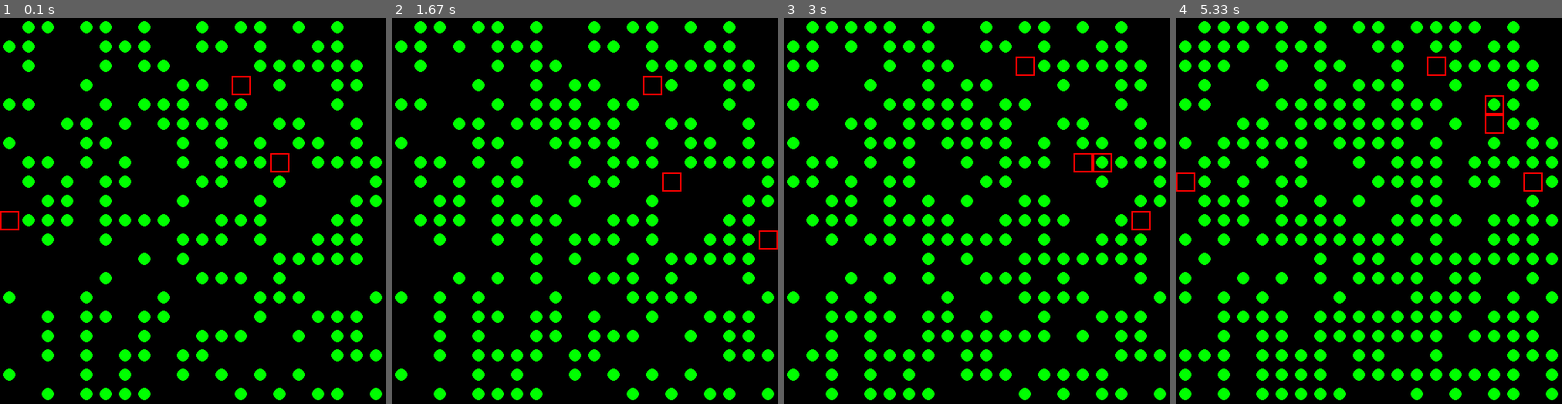
Above: before the commit, frames 1-4 (left to right).
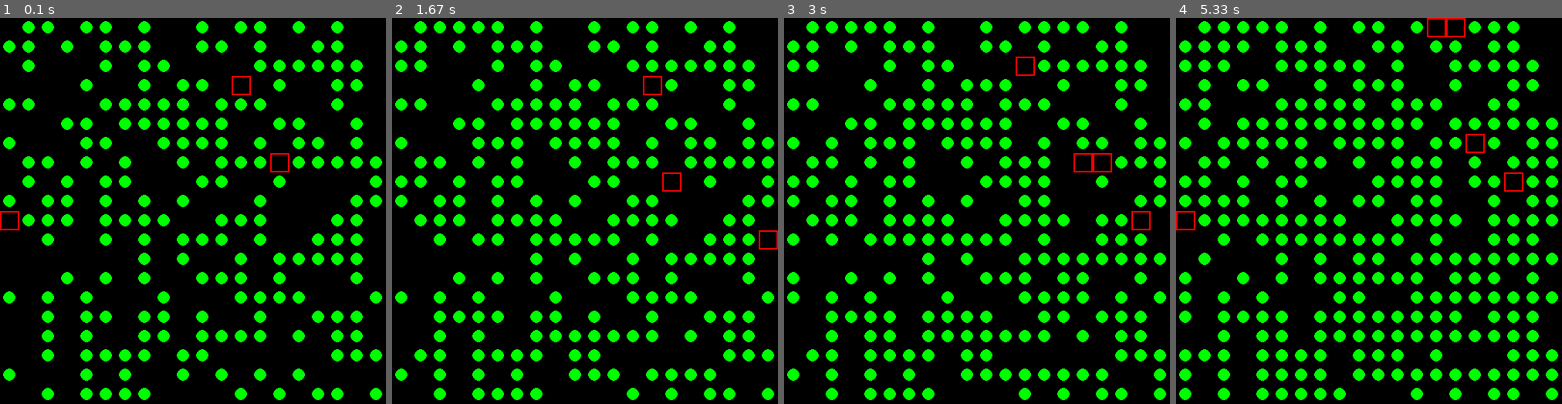
Above: after the commit, the same moments.

Repository: mill275us/Genetic
Game: pygame game, started from genetic.py
Same seed, same stepped clock (60 frames per second), same inputs: the game is played once before the commit and once after it.
Inputs:
- Up to frame 1 (0.1 s): no input
- Up to frame 2 (1.67 s): no input
- Up to frame 3 (3 s): no input
- Up to frame 4 (5.33 s): no input

The runs differ from the first frame. In frame 1, 1.6% of the frame differs, in the area x 0-94%, y 5-89%; in frame 2, 1.7%; in frame 3, 1.5%; in frame 4, 3.1%, in the area x 0-99%, y 0-94%.

Commit message:
Food Issues appears fixed -- need to cln up prints

Diff:
--- a/Utils/bot.py
+++ b/Utils/bot.py
@@ -1,7 +1,7 @@
 import numpy as np
 
 class Bot:
-    def __init__(self, field: object, color) -> None:
+    def __init__(self, field: object, color, verbose=False) -> None:
         # Grid size is zero indexed square field
         self.field = field
         self.grid_size = field.grid_size
@@ -15,6 +15,7 @@
         self.color = color
         self.id = -1
         self.parent_id = -1
+        self.verbose = verbose
 
         # Create a random probability array
         # For movement
@@ -26,18 +27,18 @@
         self.x = np.random.randint(self.grid_size + 1)
         self.y = np.random.randint(self.grid_size + 1)
         self.direction = 0
-        self.field.field[self.x][self.y] = 9
 
     def move(self):
         from_x = self.x
         from_y = self.y
-        self.field.field[self.x][self.y] = 0
         self.direction = int(np.random.choice(np.arange(8), 1, p = self.probability_array))
         offset = self.xy_offset()
         self.x = (self.x + offset[0]) % (self.grid_size + 1)
         self.y = (self.y +  offset[1]) % (self.grid_size + 1)
         self.energy -= self.energy_decrement
-        print("{} Moving from ({}, {}) to ({}, {}) with Energy Remain={}".format(self.id, from_x, from_y, self.x, self.y, self.energy))
+
+        if self.verbose:
+            print("{} Moving from ({}, {}) to ({}, {}) with Energy Remain={}".format(self.id, from_x, from_y, self.x, self.y, self.energy))
 
         if self.energy < 0:
             self.isAlive = False
@@ -49,13 +50,15 @@
     def eat(self):
         if self.field.field[self.x][self.y] == 1:
             self.energy += self.food_energy
+            print("-- Bug {} is eating at {}, {}".format(self.id, self.x, self.y))
             self.field.consumeFoodAt(self.x, self.y)
             if self.energy >= self.mitosis_level:
                 self.readyToReproduce = True
 
     def mutate(self):
         # Create new random weight shifts
-        print("---- Bug {} is mutating".format(self.id))
+        if self.verbose:
+            print("---- Bug {} is mutating".format(self.id))
         nw = [(np.random.rand(1) - 0.5) * self.mutation_level for i in range(8)]
         curr_p = np.array(self.probability_array)
         new_weights = np.array(nw).flatten()
@@ -63,6 +66,3 @@
         a[a < 0] = 0.0
         a1 = a / a.sum()
         self.probability_array = a1.tolist()
-
-    def printStatus(self):
-        print("{} Moving direction {} into cell ({}, {}) --> Energy = {}".format(self.id, self.direction, self.x, self.y, self.energy))
--- a/Utils/field.py
+++ b/Utils/field.py
@@ -1,9 +1,10 @@
 import numpy as np
 
 class Field:
-    def __init__(self, grid_size: int, starting_food: int) -> None:
+    def __init__(self, grid_size: int, starting_food: int, verbose=False) -> None:
         self.grid_size = grid_size
         self.food = starting_food
+        self.verbose = verbose
 
         # TAdd 1 to correct for zero base
         self.field = np.zeros((self.grid_size+1, self.grid_size+1), dtype=int)
@@ -11,15 +12,17 @@
 
     def consumeFoodAt(self, x, y):
         self.field[x][y] = 0
+        print("  >> Food at {}, {} eaten".format(x, y))
+        print("  >> Food remaining is {} for {}".format(self.field.sum(), self))
 
     def addFood(self, amount_to_add):
-        for i in range (amount_to_add):
+        i = 0
+        while i < amount_to_add:
             x = np.random.randint(self.grid_size + 1)
             y = np.random.randint(self.grid_size + 1)
             if self.field[x][y] == 0:
                 self.field[x][y] = 1
-            else:
-                i -= 1
+                i += 1
 
     def printStatus(self):
         rows, cols = self.field.shape
--- a/errors.txt
+++ b/errors.txt
@@ -1 +1,3 @@
 Looks like at cycle 7 when bug 1 reproduces it is dropped from the bot list and replaced with 2 references to bug 4 - bug 4 then moves twice in cycle 8
+
+In cycle 10 - bug 4 then splits and a new 5 shows up twice
--- a/genetic.py
+++ b/genetic.py
@@ -18,7 +18,7 @@
 grid = 19
 number_of_starting_bots = 3
 food_density = int(.5 * grid ** 2)
-food_spawn_per_turn = int(.10 * grid ** 2)
+food_spawn_per_turn = int(.05 * grid ** 2)
 field = Field(grid, food_density)
 bots = []
 
@@ -45,6 +45,7 @@
 
 # Simulate several evolutions of the field
 running = True
+verbose = False
 cycle_coounter = 1
 while running:
     for event in pygame.event.get():
@@ -56,7 +57,10 @@
     print("Cycle {} ---> Number of bugs: {}".format(cycle_coounter, len(bots)))
 
     # Add new food
+    print("  Food at start is {}".format(field.field.sum()))
+    print("  Food at to add is {}".format(food_spawn_per_turn))
     field.addFood(food_spawn_per_turn)
+    print("  Food at after adding {}".format(field.field.sum()))
 
     for bot in bots:
         bot.move()
@@ -70,7 +74,8 @@
 
         # Check for reproduction
         if bot.readyToReproduce:
-            print("-- Bug {} is reproducing".format(bot.id))
+            if verbose:
+                print("-- Bug {} is reproducing".format(bot.id))
             energy = int(bot.energy / 2)
             bot.energy = energy
             bot.readyToReproduce = False
@@ -78,7 +83,9 @@
             new_bot = copy.deepcopy(bot)
             new_bot.id = botTracker.getId()
             new_bot.parent_id = bot.id
-            print("-- Spawn of {} is Bug {}".format(bot.id, new_bot.id))
+            new_bot.field = field
+            if verbose:
+                print("-- Spawn of {} is Bug {}".format(bot.id, new_bot.id))
             new_bot.mutate()
             bots.append(new_bot)
 
@@ -91,10 +98,11 @@
         for y in range(0, cell_count):
             if field.field[x][y] == 1:
                 xpos = int(x * cell_size + cell_cntr_offset)
-                ypos = int(y * cell_size+ cell_cntr_offset)
+                ypos = int(y * cell_size + cell_cntr_offset)
                 pygame.draw.circle(window, (0, 255, 0), [xpos, ypos], 8, 0)
 
     # Display board
     pygame.display.update()
+    print("  Food at end of turn {}".format(field.field.sum()))
     clock.tick(1)
     cycle_coounter += 1
